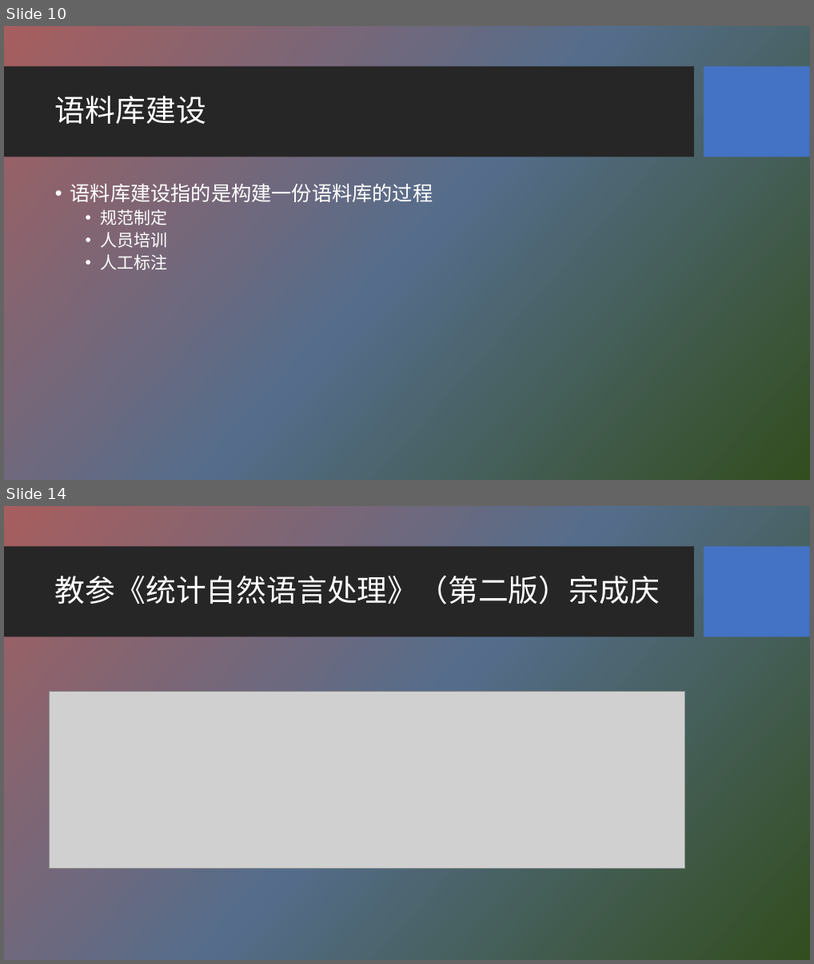
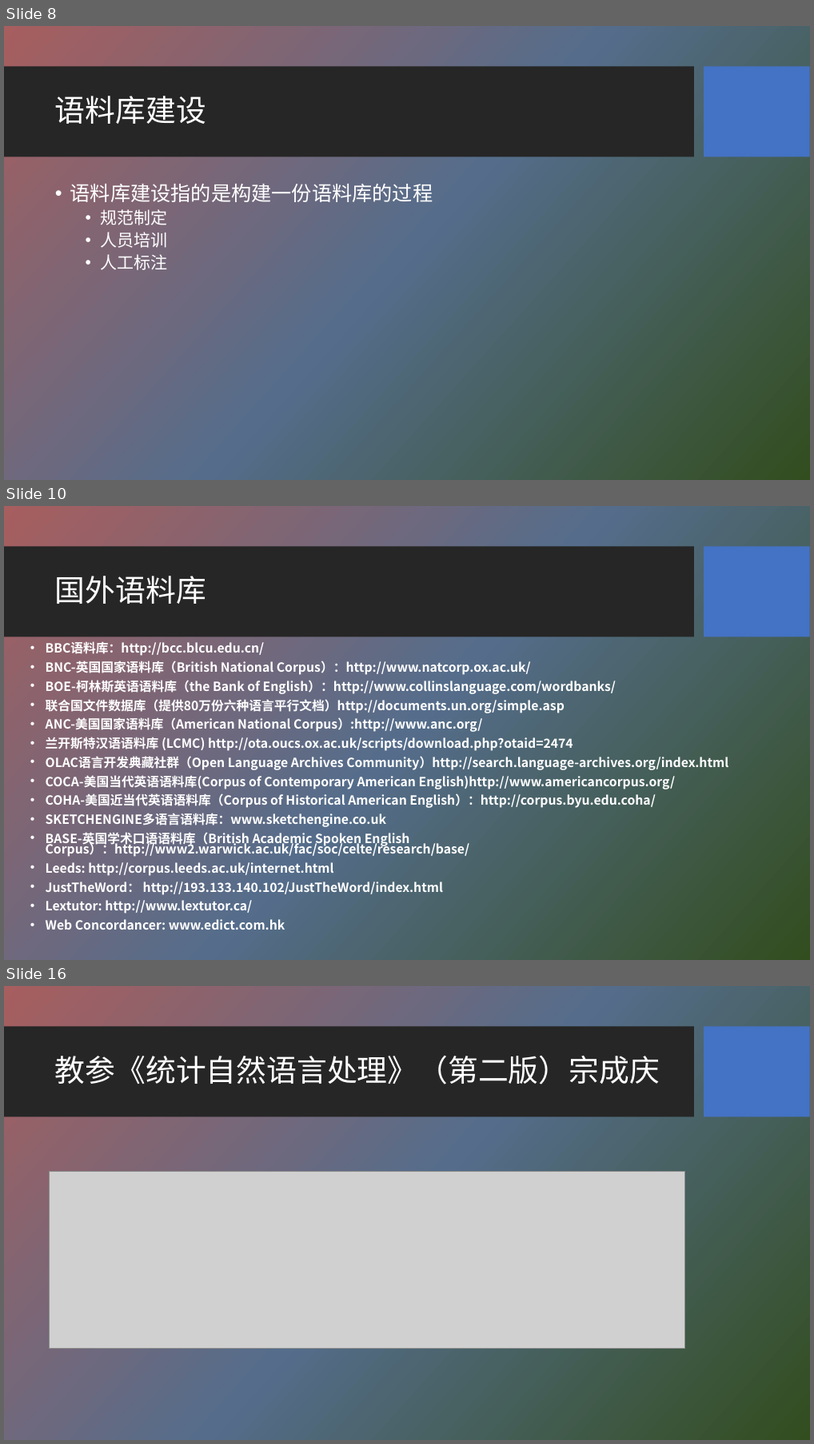
Before and after one commit to HBU/NLP_PPT, a slide deck: PPT-2020/ch02 语料库与词汇知识库.pptx. Shown one above the other, each under a label of ours: slides 10 and 14 before the commit, slides 8, 10 and 16 after it; the slides between them are not shown. The pictures are 814x964 and 814x1444 pixels, drawn with LibreOffice and Linux fonts; fonts in the diff are those of the drawing; grey boxes stand for pictures; background and template pictures are left out. Boxes give left, top, right and bottom in pixels: in the first picture for what was removed or moved away, otherwise in the second. Text is boxed around its words. In the diff, an @@ line names an element or a change of style, - is before the commit and + after.

```diff
--- a/PPT-2020/ch02 语料库与词汇知识库.pptx
+++ b/PPT-2020/ch02 语料库与词汇知识库.pptx
@@ slide 10 added at [4, 506, 810, 960], background picture (left out); not listed: 2 template elements that a slide beside it also shows @@
@@ title added at [55, 576, 206, 604], 36 pt, text #FFFFFF @@
+国外语料库
@@ text added at [46, 641, 729, 929], 15 pt, text #FFFFFF, bold @@
+• BBC语料库：http://bcc.blcu.edu.cn/
+• BNC-英国国家语料库（British National Corpus）：http://www.natcorp.ox.ac.uk/
+• BOE-柯林斯英语语料库（the Bank of English）：http://www.collinslanguage.com/wordbanks/
+• 联合国文件数据库（提供80万份六种语言平行文档）http://documents.un.org/simple.asp
+• ANC-美国国家语料库（American National Corpus）:http://www.anc.org/
+• 兰开斯特汉语语料库 (LCMC) http://ota.oucs.ox.ac.uk/scripts/download.php?otaid=2474
+• OLAC语言开发典藏社群（Open Language Archives Community）http://search.language-archives.org/index.html
+• COCA-美国当代英语语料库(Corpus of Contemporary American English)http://www.americancorpus.org/
+• COHA-美国近当代英语语料库（Corpus of Historical American English）：http://corpus.byu.edu.coha/
+• SKETCHENGINE多语言语料库：www.sketchengine.co.uk
+• BASE-英国学术口语语料库（British Academic Spoken English Corpus）：http://www2.warwick.ac.uk/fac/soc/celte/research/base/
+• Leeds: http://corpus.leeds.ac.uk/internet.html
+• JustTheWord： http://193.133.140.102/JustTheWord/index.html
+• Lextutor: http://www.lextutor.ca/
+• Web Concordancer: www.edict.com.hk
@@ what was slide 10 is now slide 8 @@
@@ what was slide 14 is now slide 16 @@
```
Also in this commit, not shown: 6 slides changed, 8 other slides added, 5 slides removed, 28 other files.
